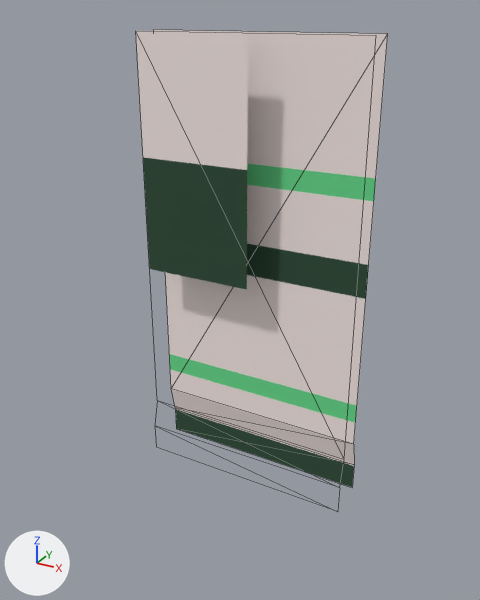
The glTF model Graphics/Models/SportWall1.gltf: old version first, new version second.
Rendered twice from a 50 mm camera at (2.51, -4.78, 4.17) aimed at (-0.05, -0.11, 1.83). Arrows for +X, +Y and +Z are at lower left; the lights stay in place. Mesh edges are drawn as thin lines. Where no turn or scale is listed for an object, it has been applied to the vertices. Vertices at the same position are counted once.

Objects in the first picture: 'cuboid'.
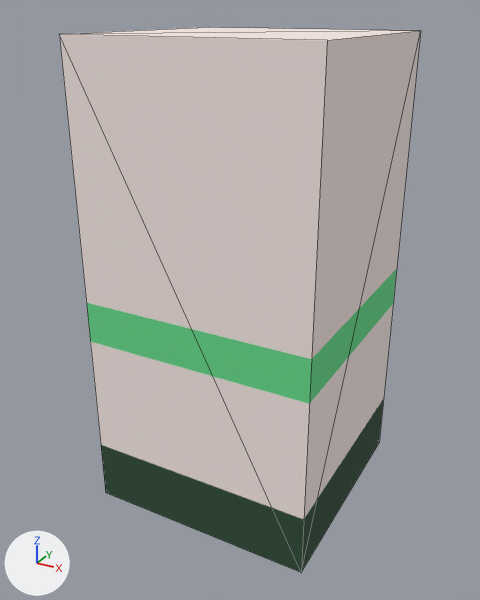
What changed in the scene script:
```text
Change me_mesh_0:
    used by ob_cuboid; location = (0.0, 0.0, 0.125)
    remove me_mesh_0.from_pydata(...)  # 16 vertices, 12 faces; spans x -1.0..1.0, y -0.19..0.19, z -0.12..3.88
    add me_mesh_0.from_pydata(...)  # 8 vertices, 12 faces; spans x -1.0..1.0, y -1.0..1.0, z 0.0..4.0
    me_mesh_0 part 1: a new loose piece, a box spanning x -1.0..1.0, y -1.0..1.0, z 0.0..4.0, in mat_material_0
    me_mesh_0 part 2: the loose piece of 8 vertices spanning x -1.0..1.0, y -0.19..-0.12, z -0.12..3.88 is deleted
    me_mesh_0 part 3: the loose piece of 8 vertices spanning x -1.0..1.0, y 0.12..0.19, z -0.12..3.88 is deleted
Change ob_cuboid:
    ob_cuboid.location: (0.0, 0.0, 0.125) -> (0.0, 0.0, 0.0)
```

Where the change shows, as pixel boxes (x1, y1, x2, y2) in the pictures (480 x 600 px):
'cuboid', reshaped, moved (43% wider, 19% taller): before (136, 30, 388, 487); after (59, 27, 421, 572)
part 1 of me_mesh_0, added: after (59, 27, 421, 572)
part 2 of me_mesh_0, deleted: before (136, 31, 248, 290)
part 3 of me_mesh_0, deleted: before (154, 30, 388, 487)
